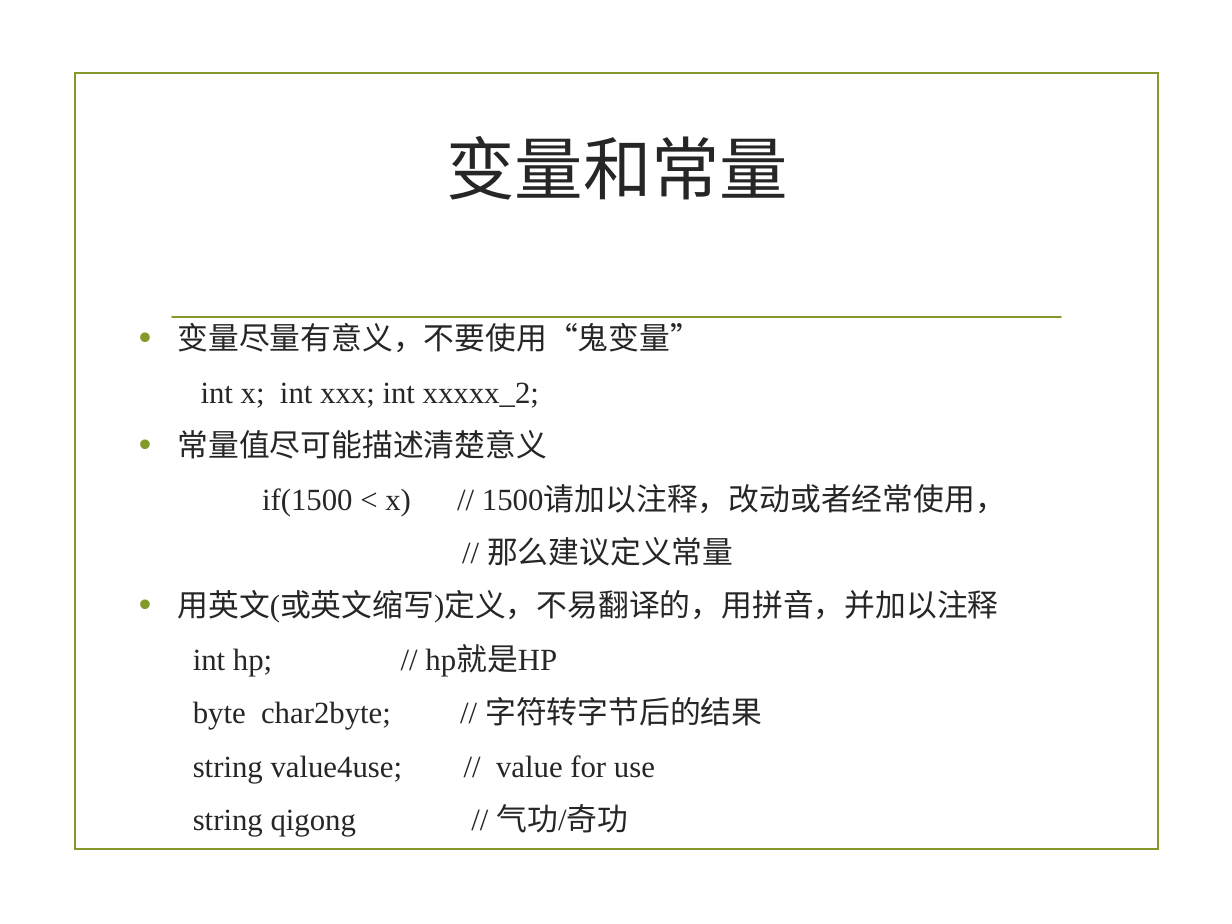
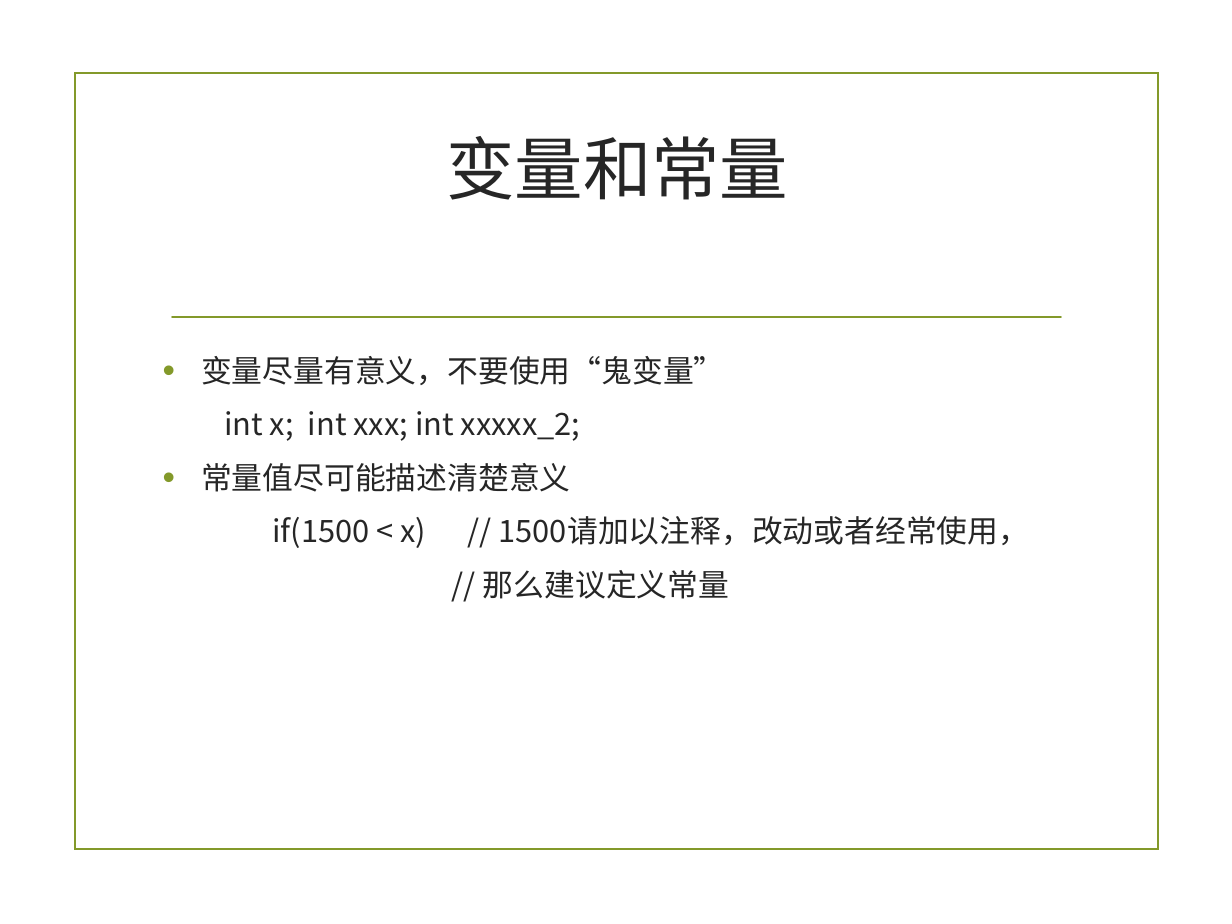
Before and after one commit to zuoshenghuang/curriculum, a slide deck: slide 15 of software/Ch_3_rules_demo.pptx. Drawn at 1232x924 pixels with LibreOffice and Linux fonts; fonts in the diff are those of the drawing; background and template pictures are left out. Boxes give left, top, right and bottom in pixels: in the first picture for what was removed or moved away, otherwise in the second. Text is boxed around its words. In the diff, an @@ line names an element or a change of style, - is before the commit and + after.

```diff
--- a/software/Ch_3_rules_demo.pptx
+++ b/software/Ch_3_rules_demo.pptx
@@ text "变量尽量有意义，不要使用“鬼变量”": place and size @@
-text "变量尽量有意义，不要使用“鬼变量”" at <box>177,323,1006,836</box>
+text "变量尽量有意义，不要使用“鬼变量”" at <box>201,356,1030,599</box>
@@ text "变量尽量有意义，不要使用“鬼变量”" at <box>201,356,1030,599</box>: font Times New Roman to Noto Sans CJK SC @@
@@ text at <box>177,590,998,836</box>: paragraphs removed @@
-• 用英文(或英文缩写)定义，不易翻译的，用拼音，并加以注释
-int hp; // hp就是HP
-byte char2byte; // 字符转字节后的结果
-string value4use; // value for use
-string qigong // 气功/奇功
```
Also in this commit, not shown: 22 other slides changed, 3 slides added, 2 slides removed, 5 other files.
